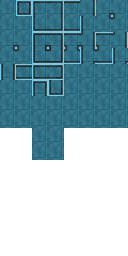
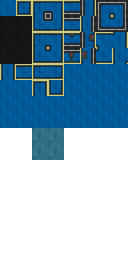
Layered file, before and after one edit (128 × 256). Changes by layer:
added layer "Pipes" above "Borders" over [43, 0, 128, 64]
painted on "Borders" over [0, 0, 128, 96]
painted on "Background" over [0, 0, 128, 128]
